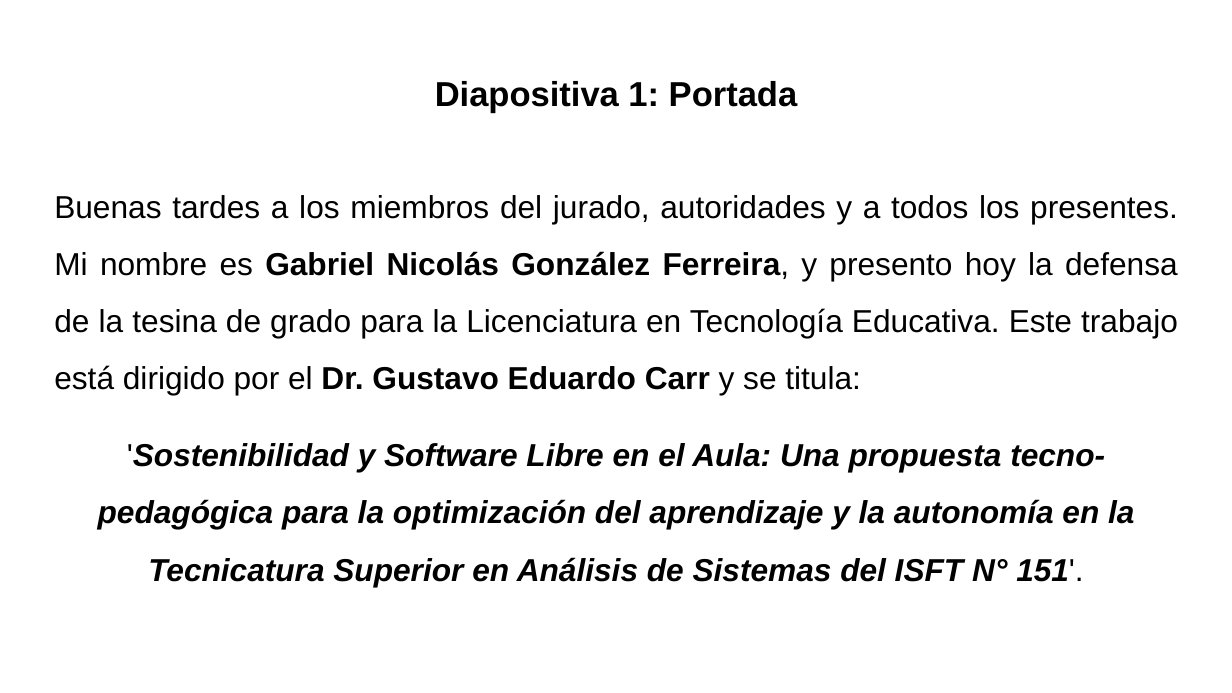
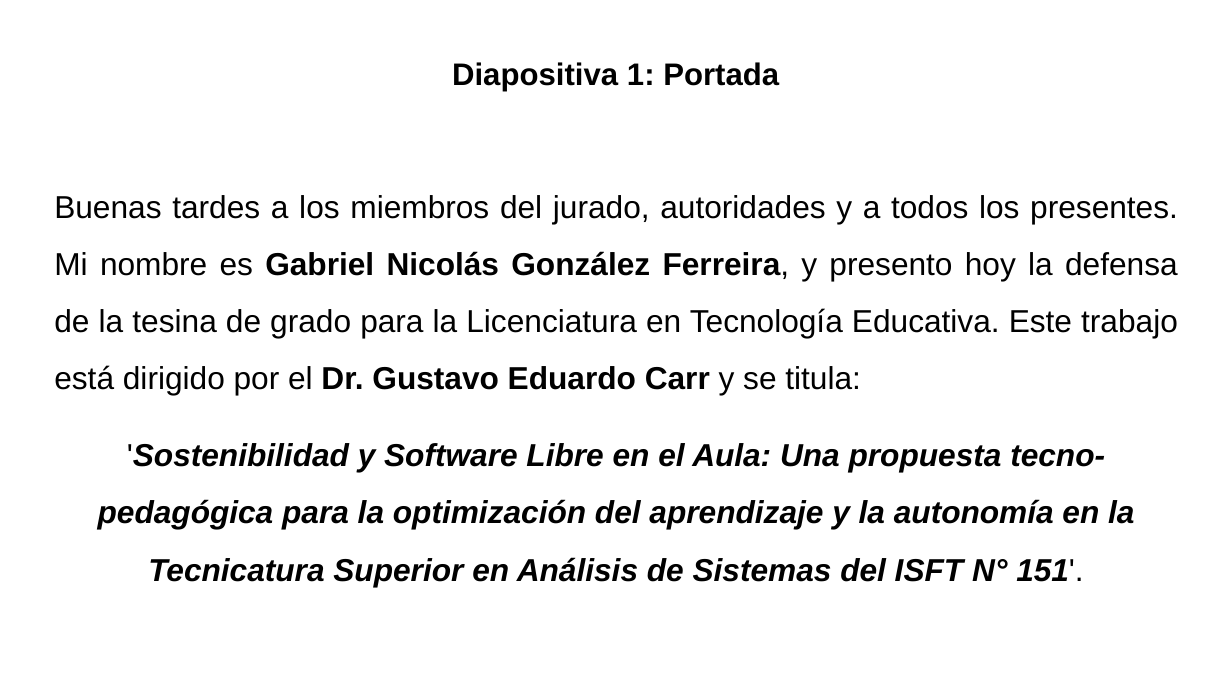
Before and after one commit to gabrielinuz/gabrielinuz.github.io, a slide deck: slide 2 of doc/GUION_DE_DEFENSA_LTE.pptx. Drawn at 1232x693 pixels with LibreOffice and Linux fonts; fonts in the diff are those of the drawing. Boxes give left, top, right and bottom in pixels: in the first picture for what was removed or moved away, otherwise in the second. Text is boxed around its words. In the diff, an @@ line names an element or a change of style, - is before the commit and + after.

```diff
--- a/doc/GUION_DE_DEFENSA_LTE.pptx
+++ b/doc/GUION_DE_DEFENSA_LTE.pptx
@@ title "Diapositiva 1: Portada": place and size @@
-title "Diapositiva 1: Portada" at (435,81,798,114)
+title "Diapositiva 1: Portada" at (452,62,779,91)
@@ title "Diapositiva 1: Portada" at (452,62,779,91): size 20.2 to 18.2 pt @@
```
Also in this commit, not shown: 16 other slides changed, 1 other file.
